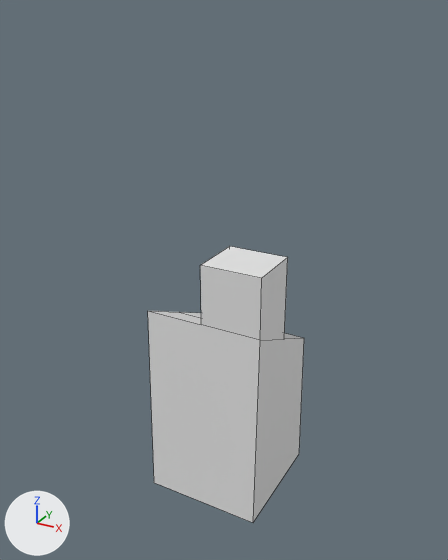
What one commit did to the Blender file ModelSources/building2.blend.
Rendered twice from a 50 mm camera at (210.0, -391.0, 383.0) aimed at (-1.0, -7.0, 190.0). Arrows for +X, +Y and +Z are at lower left; the lights stay in place. Mesh edges are drawn as thin lines. Materials are left out; every surface is plain grey.
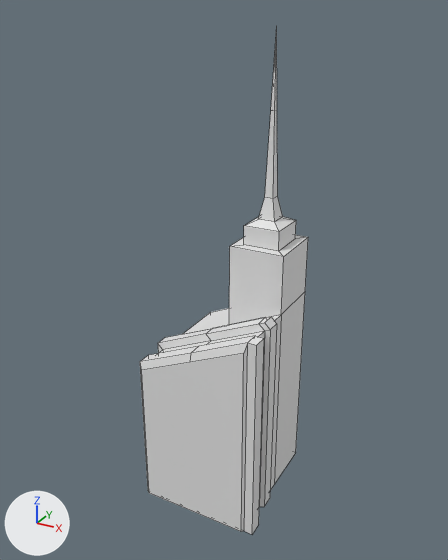
Edits to the bpy script that builds the scene:
```text
Change me_cube:
    used by ob_cube; location = (0.0, 0.0, 0.0)
    remove me_cube.from_pydata(...)  # 17 vertices, 13 faces; spans x -48.0..48.0, y -48.0..48.0, z 4.0..216.0
    add me_cube.from_pydata(...)  # 88 vertices, 83 faces; spans x -50.0..53.0, y -61.0..48.0, z 4.0..371.0
    me_cube part 1
    15 vertices are removed from x -48.0..48.0, y -48.0..48.0, z 4.0..216.0
    13 faces are deleted
    62 vertices are added at x -50.0..53.0, y -61.0..48.0, z 4.0..371.0
    19 new vertices lie (0.0, 11.0, 0.0) away from vertices in x -50.0..53.0, y -59.0..-30.0, z 4.0..175.0
    5 new vertices lie (0.0, 48.0, 0.0) away from vertices in x -45.0..45.0, y 0.0, z 4.0..216.0
    83 new faces join them
```

Pixel boxes [x1, y1, x2, y2] of what changed, in the pictures (448 x 560 px):
'Cube', reshaped (8% wider, 83% taller): before [148, 246, 304, 523]; after [140, 26, 308, 534]
